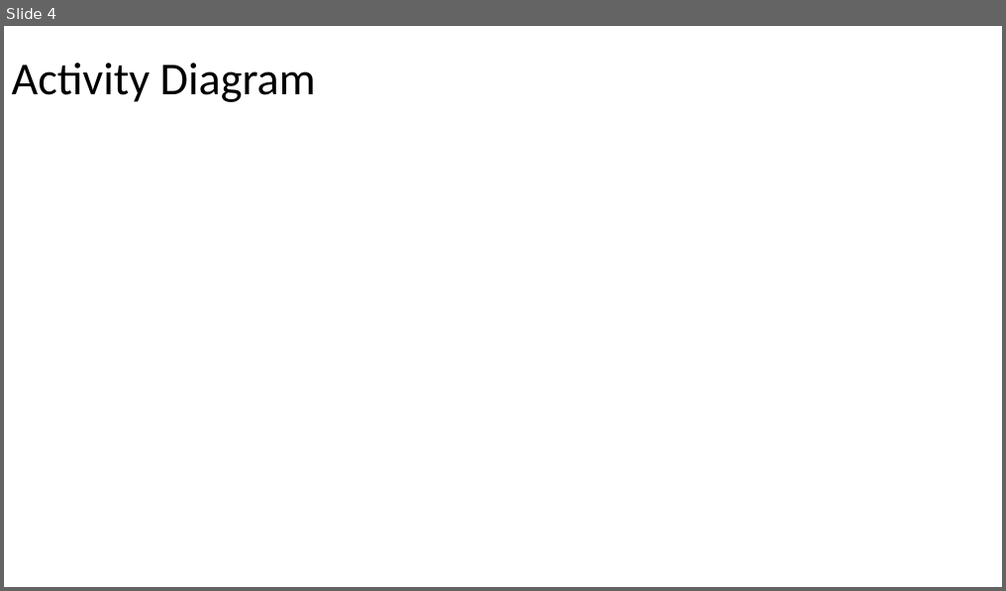
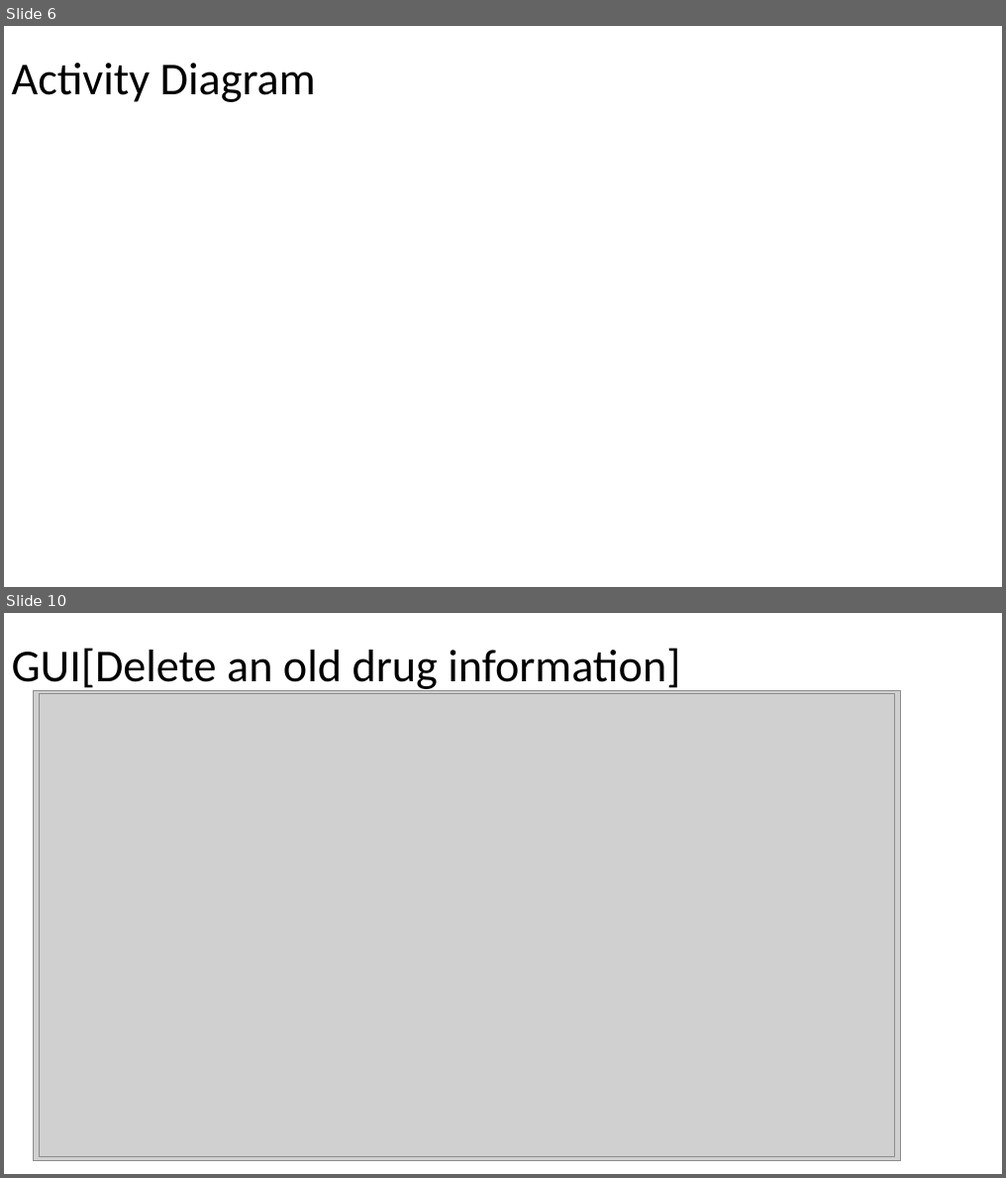
Before and after one commit to MRMRMRMayInternship/metarial, a slide deck: srs/Report.pptx. Shown one above the other, each under a label of ours: slide 4 before the commit, slides 6 and 10 after it; the slides between them are not shown. The pictures are 1006x591 and 1006x1178 pixels, drawn with LibreOffice and Linux fonts; fonts in the diff are those of the drawing; grey boxes stand for pictures. Boxes give left, top, right and bottom in pixels: in the first picture for what was removed or moved away, otherwise in the second. Text is boxed around its words. In the diff, an @@ line names an element or a change of style, - is before the commit and + after.

```diff
--- a/srs/Report.pptx
+++ b/srs/Report.pptx
@@ slide 10 added at bbox=[4, 613, 1002, 1174], background #FFFFFF @@
@@ title added at bbox=[12, 648, 680, 693], 44 pt, text #000000 @@
+GUI[Delete an old drug information]
@@ picture added at bbox=[33, 701, 881, 1161] @@
@@ picture added at bbox=[33, 691, 901, 1161] @@
@@ picture added at bbox=[40, 694, 895, 1157] @@
@@ what was slide 4 is now slide 6 @@
```
Also in this commit, not shown: 3 slides changed, 10 other slides added, 4 other files.
